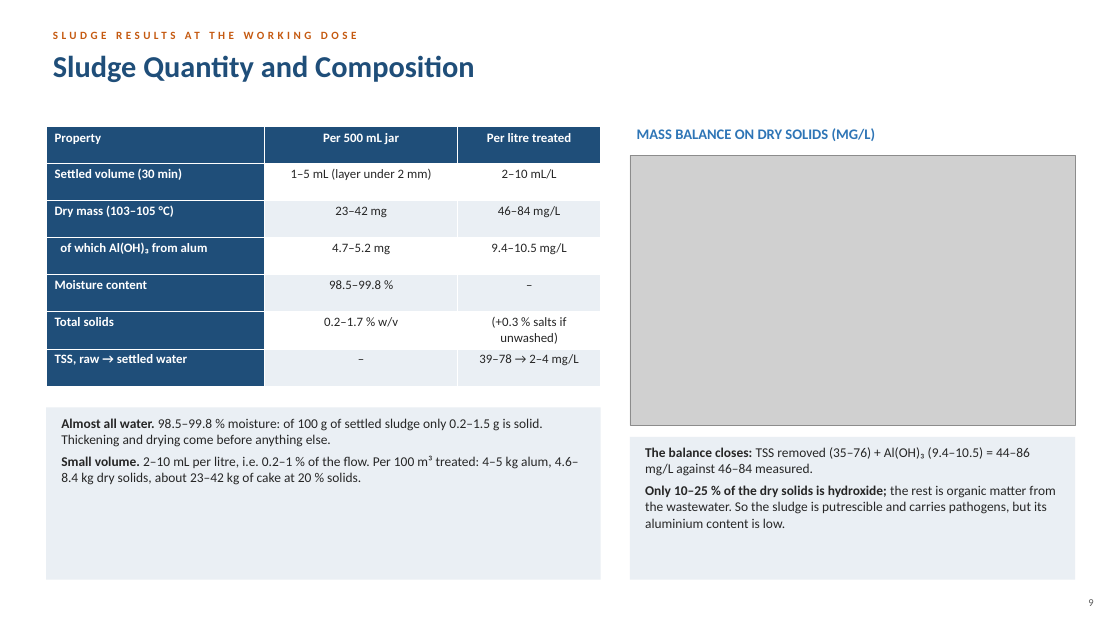
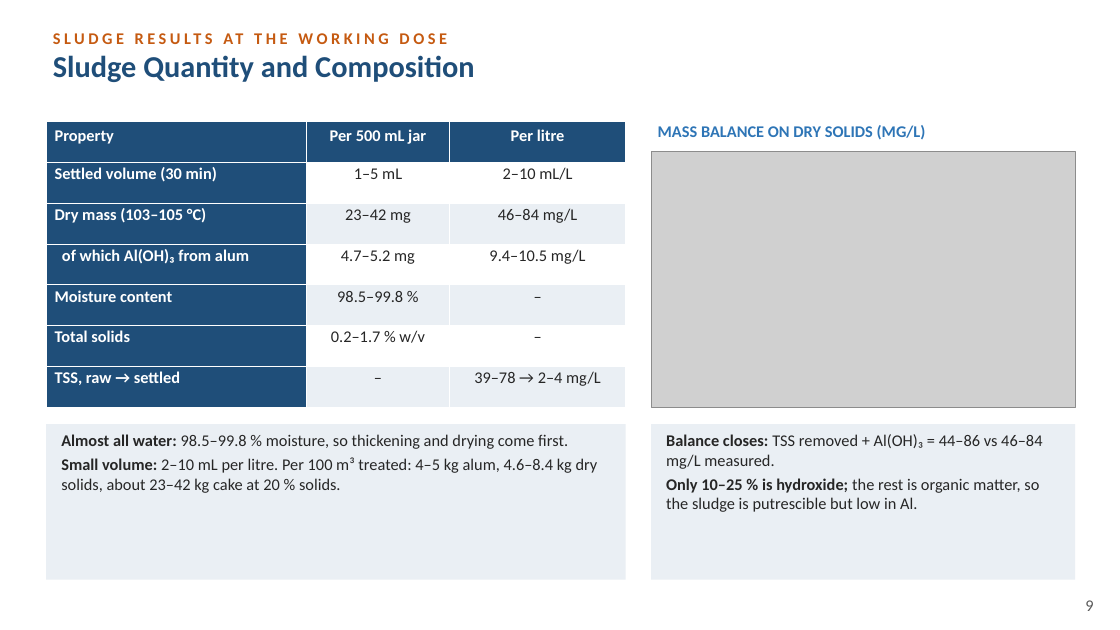
Before and after one commit to vinilverma27-hub/Clinch.ai, a slide deck: slide 9 of docs/btp-report/BTP_Final_Presentation_Kanishka_Saraf_2023CE11023.pptx. Drawn at 1120x630 pixels with LibreOffice and Linux fonts; fonts in the diff are those of the drawing; grey boxes stand for pictures. Boxes give left, top, right and bottom in pixels: in the first picture for what was removed or moved away, otherwise in the second. Text is boxed around its words. In the diff, an @@ line names an element or a change of style, - is before the commit and + after.

```diff
--- a/docs/btp-report/BTP_Final_Presentation_Kanishka_Saraf_2023CE11023.pptx
+++ b/docs/btp-report/BTP_Final_Presentation_Kanishka_Saraf_2023CE11023.pptx
@@ text "SLUDGE RESULTS AT THE WORKING ..." at <box>223,33,243,44</box>: size 9.5 to 14 pt @@
@@ text "MASS BALANCE ON DRY SOLIDS ...": place and size @@
-text "MASS BALANCE ON DRY SOLIDS ..." at <box>637,128,875,141</box>
+text "MASS BALANCE ON DRY SOLIDS ..." at <box>658,125,926,140</box>
@@ text "MASS BALANCE ON DRY SOLIDS ..." at <box>658,125,926,140</box>: size 12.5 to 14 pt @@
@@ table at <box>46,122,626,408</box> @@
-row 1, column 3: Per litre treated
+row 1, column 3: Per litre
-row 2, column 2: 1–5 mL (layer under 2 mm)
+row 2, column 2: 1–5 mL
-row 6, column 3: (+0.3 % salts if unwashed)
+row 6, column 3: –
-row 7, column 1: TSS, raw → settled water
+row 7, column 1: TSS, raw → settled
@@ size 11 to 14 pt in "Property", "Per 500 mL jar", "Settled volume (30 min)", "2–10 mL/L" and 13 more places @@
@@ table: place and size @@
-table at <box>46,126,601,386</box>
+table at <box>46,122,626,408</box>
@@ picture: place and size @@
-picture at <box>630,155,1075,426</box>
+picture at <box>651,151,1075,408</box>
@@ rectangle: place and size @@
-rectangle at <box>46,408,601,580</box>
+rectangle at <box>46,424,626,580</box>
@@ text at <box>61,434,598,493</box>: text changed; size 11.5 to 14 pt @@
-Almost all water. 98.5–99.8 % moisture: of 100 g of settled sludge only 0.2–1.5 g is solid. Thickening and drying come before anything else.
-Small volume. 2–10 mL per litre, i.e. 0.2–1 % of the flow. Per 100 m³ treated: 4–5 kg alum, 4.6–8.4 kg dry solids, about 23–42 kg of cake at 20 % solids.
+Almost all water: 98.5–99.8 % moisture, so thickening and drying come first.
+Small volume: 2–10 mL per litre. Per 100 m³ treated: 4–5 kg alum, 4.6–8.4 kg dry solids, about 23–42 kg cake at 20 % solids.
@@ rectangle: place and size @@
-rectangle at <box>630,437,1075,580</box>
+rectangle at <box>651,424,1075,580</box>
@@ text at <box>666,434,1042,512</box>: text changed; size 11.5 to 14 pt @@
-The balance closes: TSS removed (35–76) + Al(OH)₃ (9.4–10.5) = 44–86 mg/L against 46–84 measured.
-Only 10–25 % of the dry solids is hydroxide; the rest is organic matter from the wastewater. So the sludge is putrescible and carries pathogens, but its aluminium content is low.
+Balance closes: TSS removed + Al(OH)₃ = 44–86 vs 46–84 mg/L measured.
+Only 10–25 % is hydroxide; the rest is organic matter, so the sludge is putrescible but low in Al.
@@ text "9" at <box>1085,600,1093,611</box>: size 9 to 14 pt @@
```
Also in this commit, not shown: 11 other slides changed, 2 other files.
